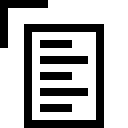
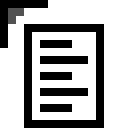
Layer changes from the first (128, 128) image to the second:
added layer "Layer #3" (68%) above "Layer" over (8, 8, 24, 24)
